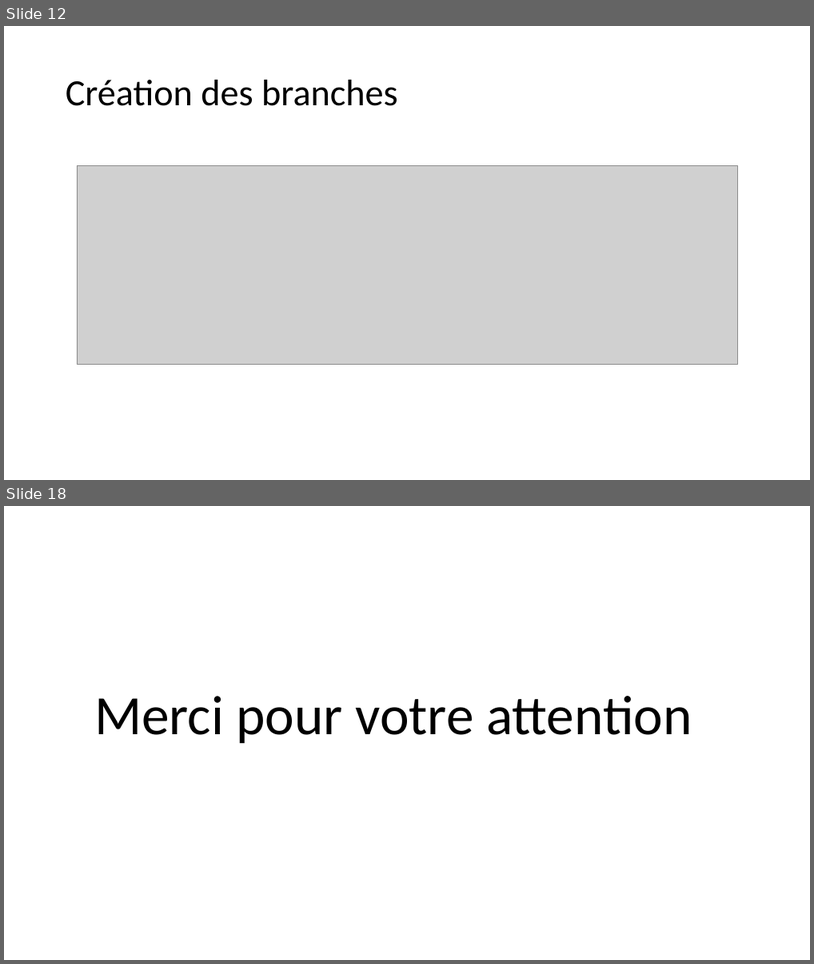
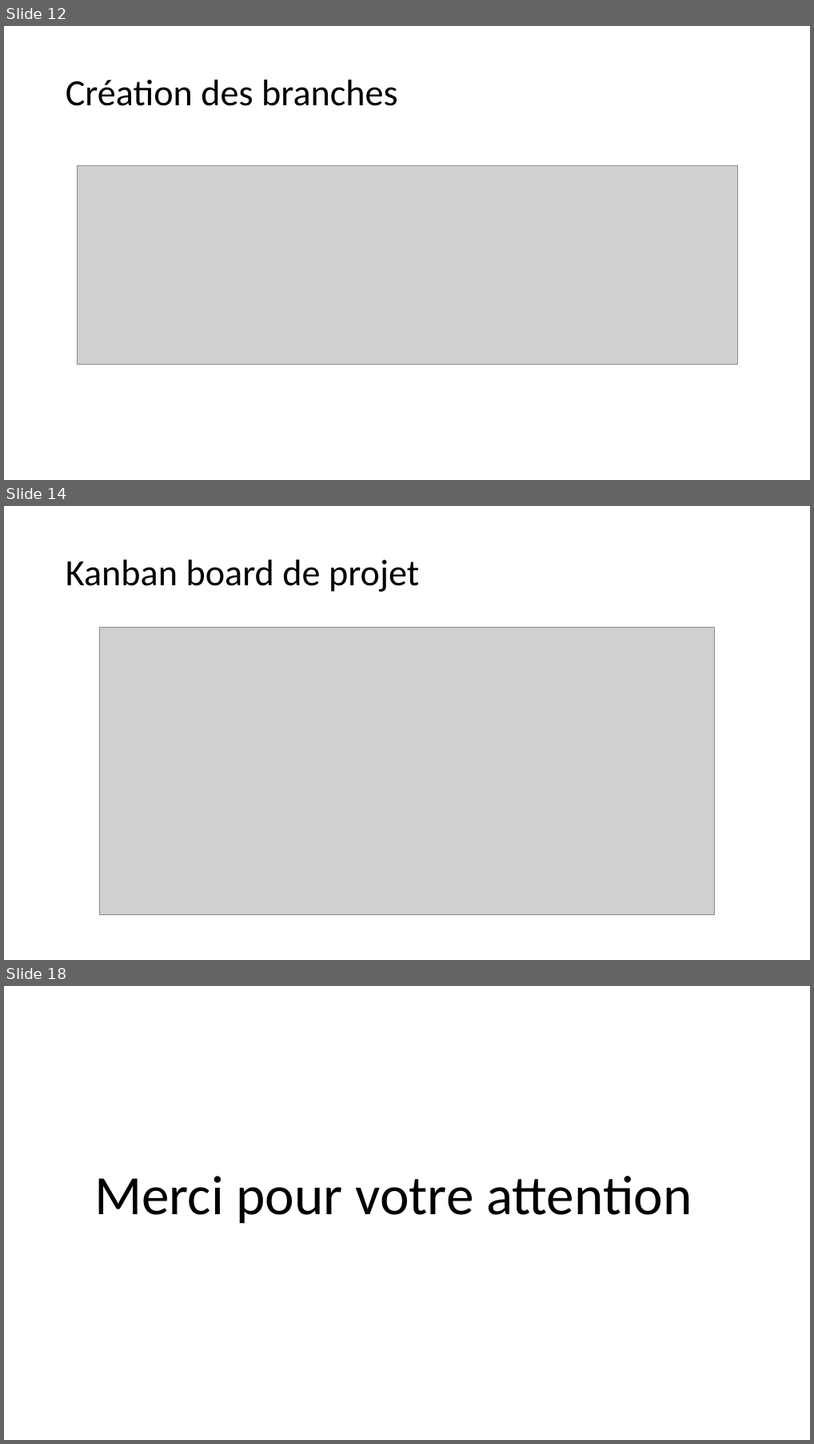
Before and after one commit to saidworks/fil_rouge, a slide deck: Presentation.pptx. Shown one above the other, each under a label of ours: slides 12 and 18 before the commit, slides 12, 14 and 18 after it; the slides between them are not shown. The pictures are 814x964 and 814x1444 pixels, drawn with LibreOffice and Linux fonts; fonts in the diff are those of the drawing; grey boxes stand for pictures. Boxes give left, top, right and bottom in pixels: in the first picture for what was removed or moved away, otherwise in the second. Text is boxed around its words. In the diff, an @@ line names an element or a change of style, - is before the commit and + after.

```diff
--- a/Presentation.pptx
+++ b/Presentation.pptx
@@ slide 14 added at [4, 506, 810, 960], background #FFFFFF @@
@@ title added at [66, 560, 419, 592], 44 pt, text #000000 @@
+Kanban board de projet
@@ picture added at [99, 627, 715, 915] @@
```
Also in this commit, not shown: 12 slides changed, 1 other slide added, 2 slides removed, 39 other files.
